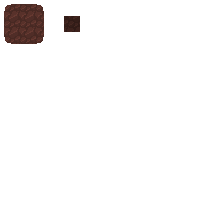
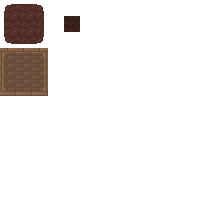
Revision of a layered 200 × 200 image; what changed, layer by layer:
added layer "WarrenWood.png" above "DirtWarrenFloor.png" over [left=0, top=48, right=48, bottom=96]
